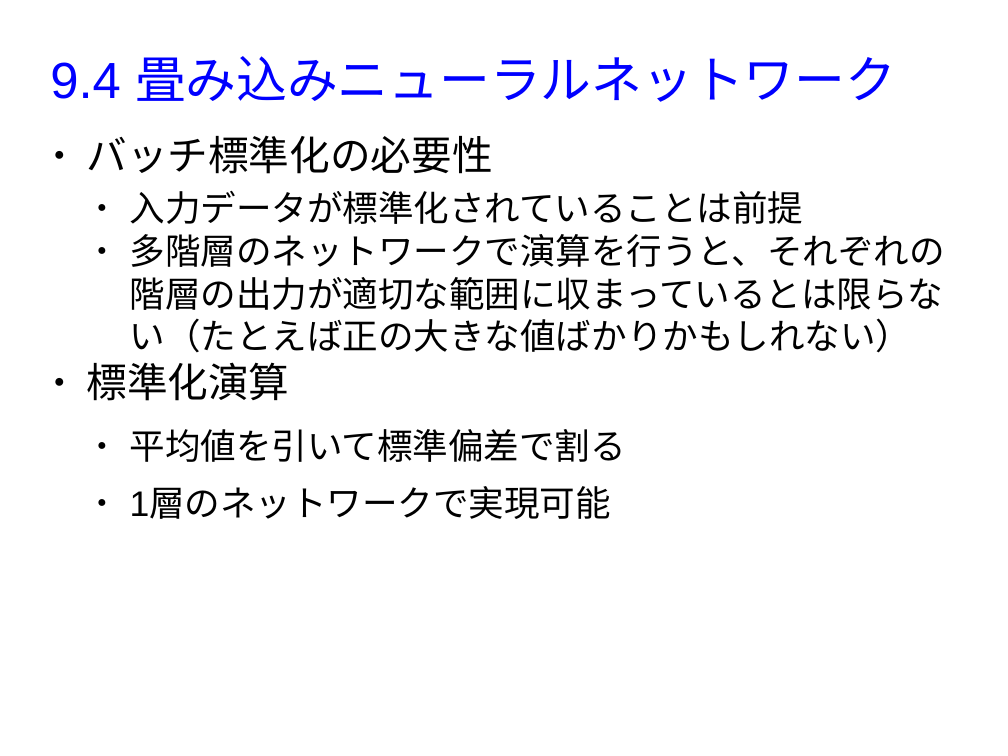
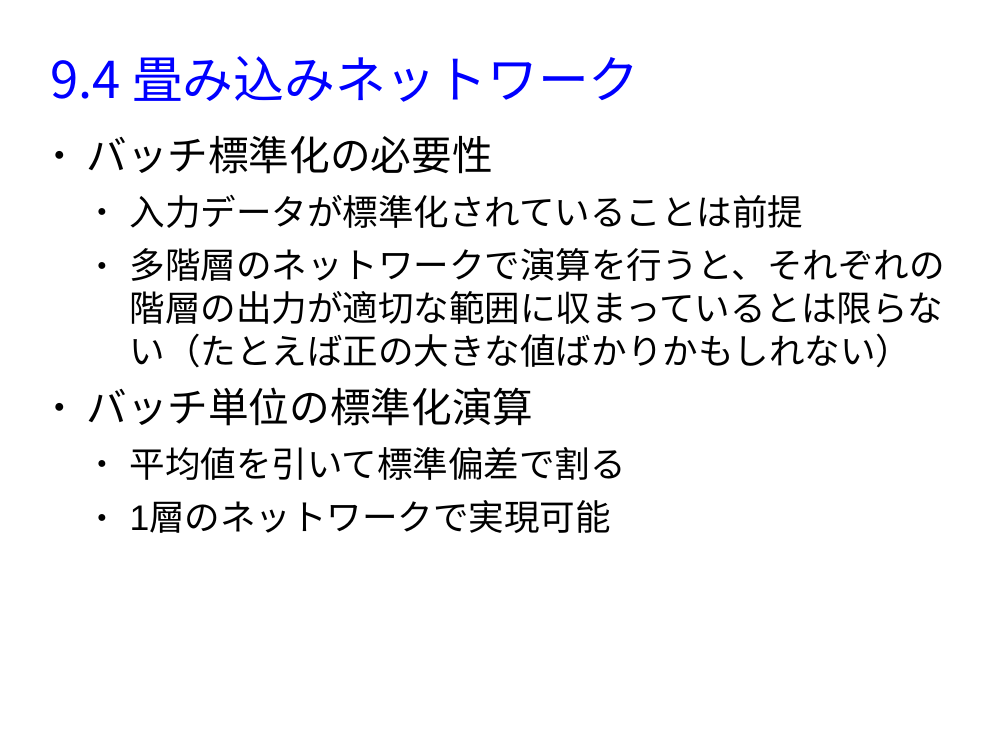
Before and after one commit to MasahiroAraki/MachineLearning, a slide deck: slide 27 of slides/chap09.odp (slide 16 before the commit). Drawn at 1008x756 pixels with LibreOffice and Linux fonts; fonts in the diff are those of the drawing. Boxes give left, top, right and bottom in pixels: in the first picture for what was removed or moved away, otherwise in the second. Text is boxed around its words. In the diff, an @@ line names an element or a change of style, - is before the commit and + after.

```diff
--- a/slides/chap09.odp
+++ b/slides/chap09.odp
@@ title at box(50, 56, 639, 102): text changed; font Arial to Noto Sans CJK JP @@
-9.4 畳み込みニューラルネットワーク
+9.4 畳み込みネットワーク
@@ text at box(86, 136, 945, 533): more space between paragraphs; less space between paragraphs @@
@@ text at box(86, 387, 533, 426): text changed @@
-● 標準化演算
+● バッチ単位の標準化演算
```
Also in this commit, not shown: 15 other slides changed, 10 slides added, 11 slides removed, 30 other files.
